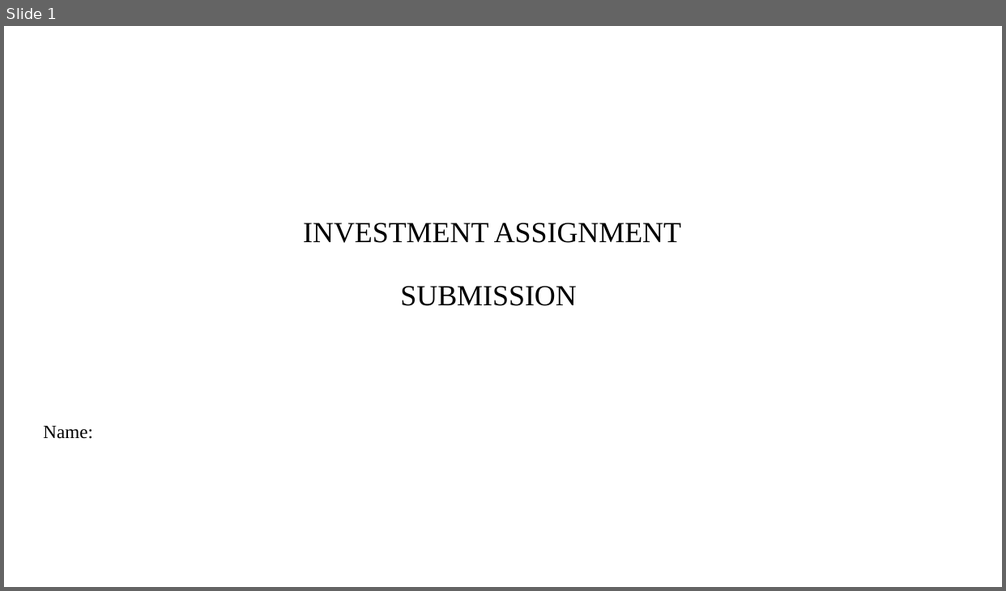
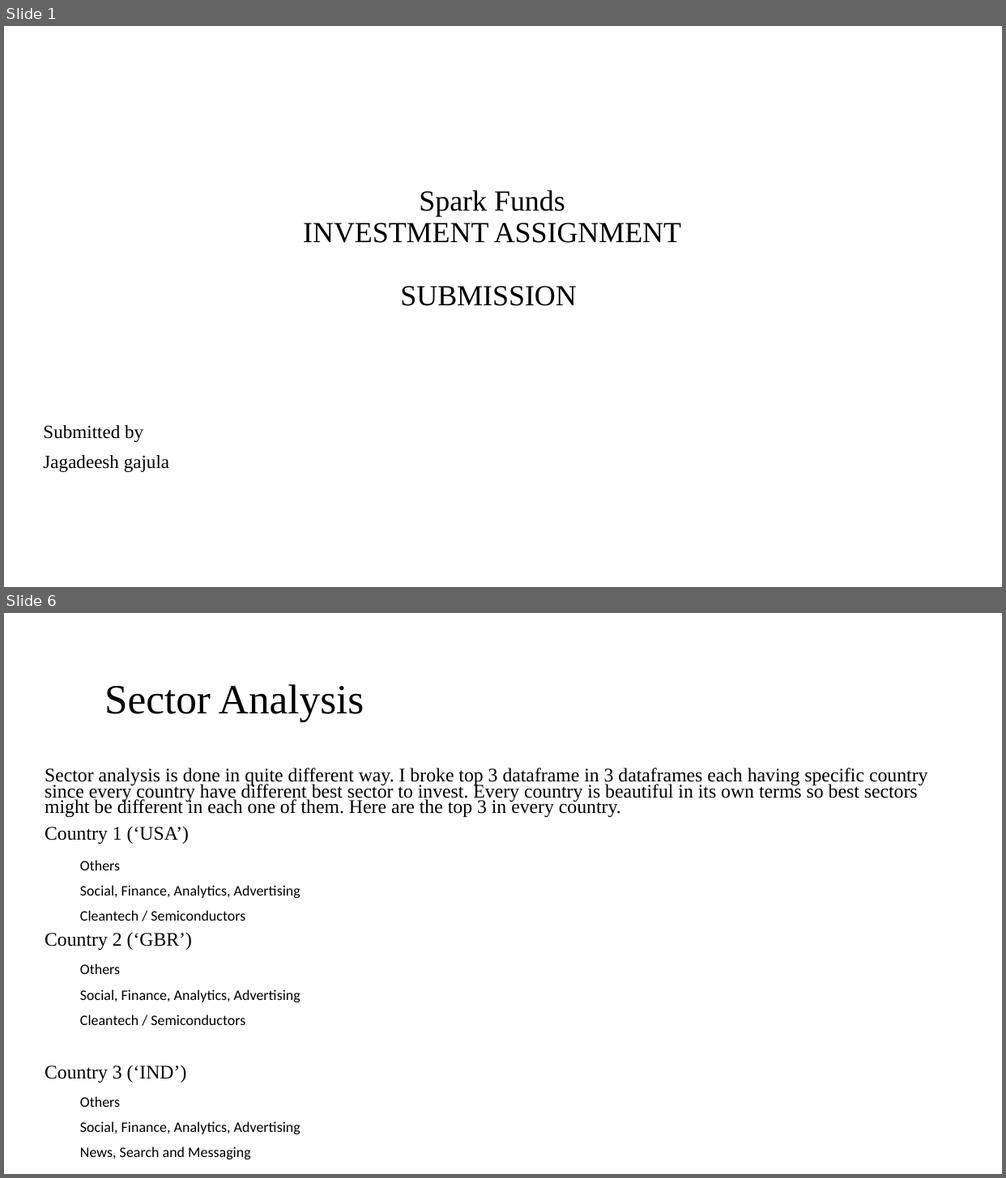
Before and after one commit to jagadeesh-gajula/Sparkfund_investment_analysis, a slide deck: INVEST.pptx. Shown one above the other, each under a label of ours: slide 1 before the commit, slides 1 and 6 after it; the slides between them are not shown. The pictures are 1006x591 and 1006x1178 pixels, drawn with LibreOffice and Linux fonts; fonts in the diff are those of the drawing; background and template pictures are left out. Boxes give left, top, right and bottom in pixels: in the first picture for what was removed or moved away, otherwise in the second. Text is boxed around its words. In the diff, an @@ line names an element or a change of style, - is before the commit and + after.

Commit message:
completed sparkfund analysis

```diff
--- a/INVEST.pptx
+++ b/INVEST.pptx
@@ slide 6 added at (4, 613, 1002, 1174), background #FFFFFF @@
@@ title added at (104, 684, 364, 722), 40 pt, text #000000 @@
+Sector Analysis
@@ text added at (44, 768, 927, 1083), 18.5 pt, text #000000 @@
+Sector analysis is done in quite different way. I broke top 3 dataframe in 3 dataframes each having specific country since every country have different best sector to invest. Every country is beautiful in its own terms so best sectors might be different in each one of them. Here are the top 3 in every country.
+Country 1 (‘USA’)
+Country 2 (‘GBR’)
+Country 3 (‘IND’)
@@ table added at (73, 854, 913, 928), 3 rows, 3 columns @@
+Others |  | 
+Social, Finance, Analytics, Advertising |  | 
+Cleantech / Semiconductors |  | 
@@ table added at (73, 957, 980, 1033), 3 rows, 3 columns @@
+Others |  | 
+Social, Finance, Analytics, Advertising |  | 
+Cleantech / Semiconductors |  | 
@@ table added at (73, 1090, 736, 1165), 3 rows, 2 columns @@
+Others | 
+Social, Finance, Analytics, Advertising | 
+News, Search and Messaging | 
@@ slide 1 changed as well @@
@@ title at (303, 190, 681, 306): text changed @@
-INVESTMENT ASSIGNMENT
-SUBMISSION
+Spark Funds
+INVESTMENT ASSIGNMENT
+SUBMISSION
@@ subtitle at (43, 425, 169, 472): text changed @@
-Name:
+Submitted by
+Jagadeesh gajula
```
Also in this commit, not shown: 1 other slide changed, 7 other slides added, 8 slides removed, 4 other files.
